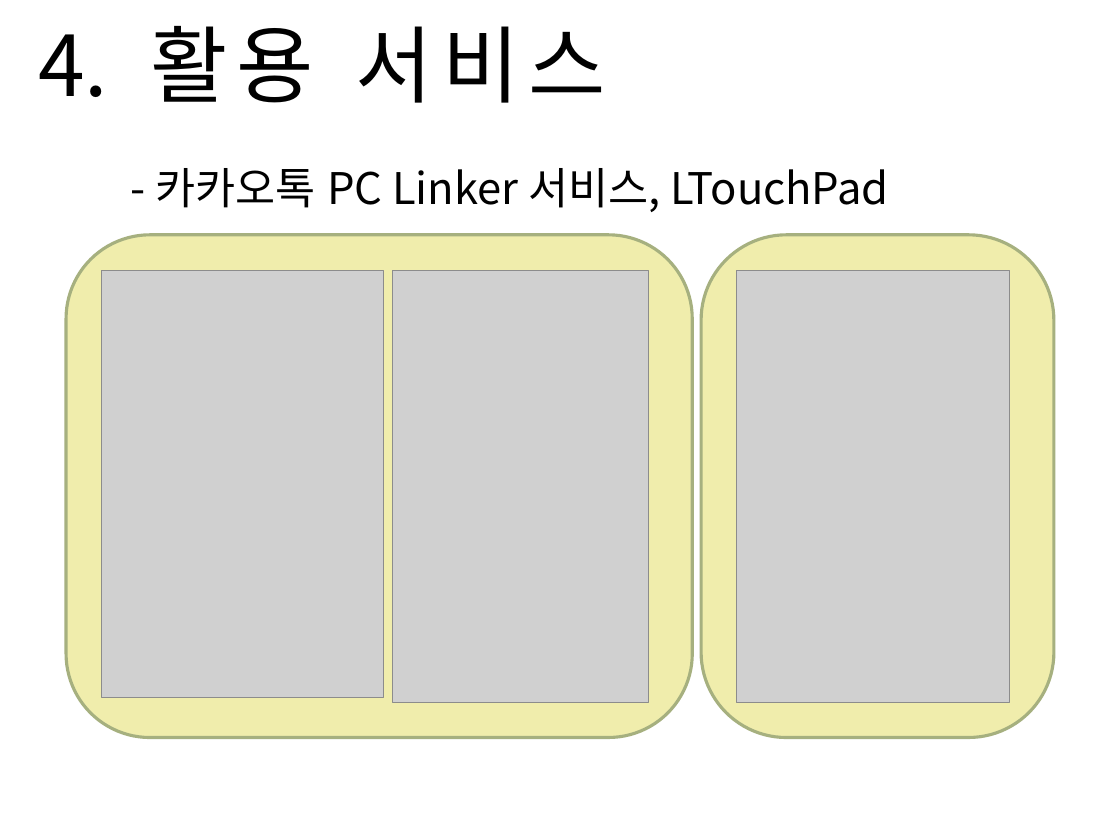
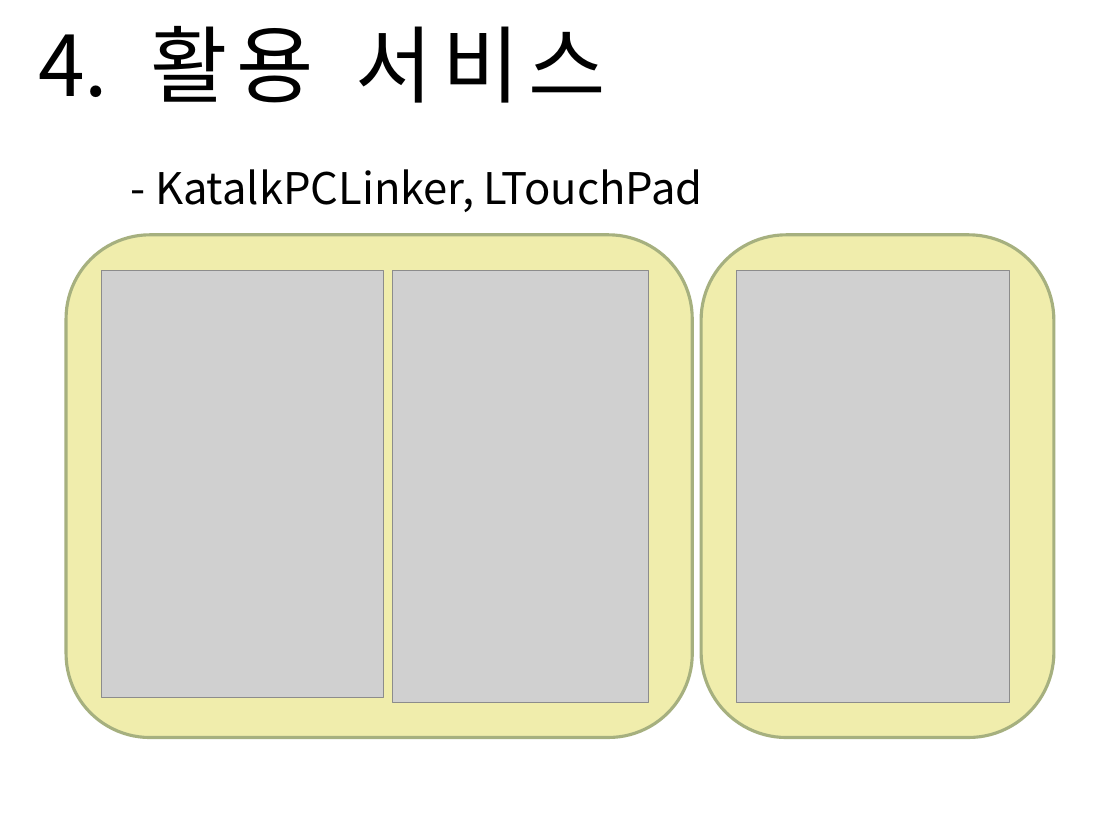
Before and after one commit to Sanghyun-Lee/Android-USB, a slide deck: slide 11 of Documents/presentation doc/Final Presentation/final-presentation.pptx. Drawn at 1120x840 pixels with LibreOffice and Linux fonts; fonts in the diff are those of the drawing; grey boxes stand for pictures; background and template pictures are left out. Boxes give left, top, right and bottom in pixels: in the first picture for what was removed or moved away, otherwise in the second. Text is boxed around its words. In the diff, an @@ line names an element or a change of style, - is before the commit and + after.

```diff
--- a/Documents/presentation doc/Final Presentation/final-presentation.pptx
+++ b/Documents/presentation doc/Final Presentation/final-presentation.pptx
@@ text at <box>155,169,703,212</box>: text changed @@
-  - 카카오톡 PC Linker 서비스, LTouchPad
+  - KatalkPCLinker, LTouchPad
```
Also in this commit, not shown: 3 other slides changed, 2 other files.
